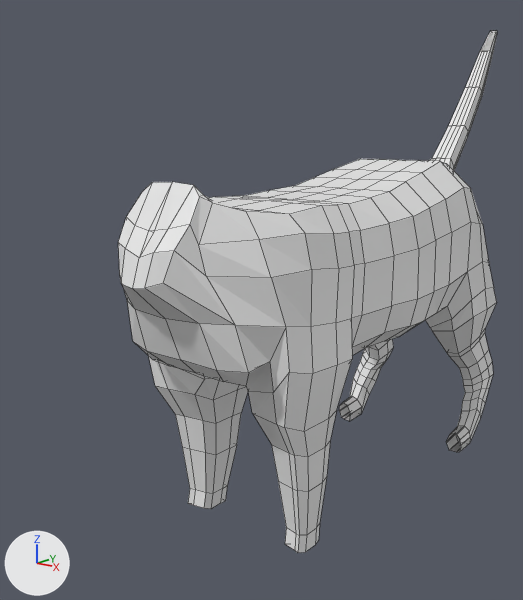
The Blender file blender/cat1.blend, before and after one commit.
Both versions are drawn from a camera (50 mm lens) standing at (1.61, -0.77, 2.58) and looking at (-1.53, 3.11, 1.37). Every picture has the same lights, and +X, +Y and +Z are marked at lower left. The older version comes first. Mesh edges are drawn as thin lines.

Script lines for the objects in view, before the commit:
```python
me_cube_002 = bpy.data.meshes.new('Cube.002')
me_cube_002.from_pydata(...)  # 465 vertices, 429 faces, 2 loose edges; spans x -0.1..1.41, y -3.67..5.86, z -3.6..3.78
ob_cube = bpy.data.objects.new('Cube', me_cube_002)
ob_cube.location = (-1.103, 3.253, 1.649)
ob_cube.scale = (0.46, 0.46, 0.46)
_m = ob_cube.modifiers.new('Mirror', 'MIRROR')
_m.use_clip = True
```
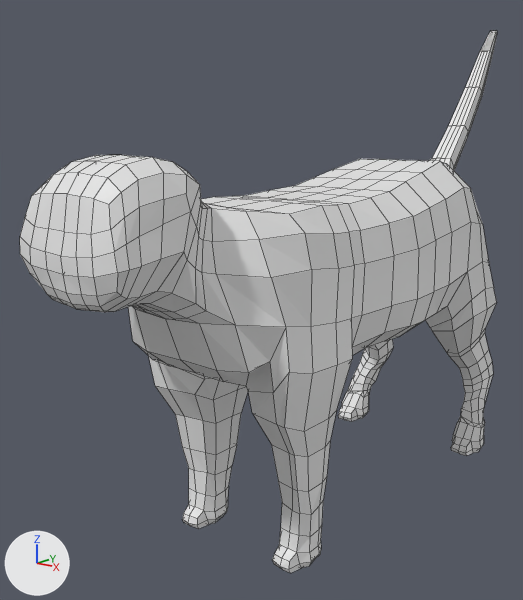
Location of each change, (x1, y1, x2, y2) in pixels of the pictures (523 x 600 px; the box of a moved part takes in the faces that stretch with it):
'Cube', reshaped (26% wider)
    before: (118, 31, 497, 553)
    after: (20, 31, 497, 573)
part 1 of me_cube_002, moved or reshaped
    before: (339, 367, 493, 452)
    after: (338, 367, 493, 456)
part 2 of me_cube_002, built on
    before: (118, 182, 286, 327)
    after: (20, 155, 286, 327)
part 3 of me_cube_002, moved or reshaped
    before: (182, 445, 327, 553)
    after: (182, 445, 327, 573)

The edits, one by one:
me_cube_002 is used by ob_cube; location (-1.103, 3.253, 1.649); scale (0.46, 0.46, 0.46).
me_cube_002 had 465 vertices, 429 faces, 2 loose edges and spanned x -0.1..1.41, y -3.67..5.86, z -3.6..3.78.
me_cube_002 now has 547 vertices, 522 faces and spans x -0.1..1.46, y -4.57..5.86, z -3.66..3.78.
me_cube_002 part 1: 30 vertices moved from x 0.98..1.3, y 2.82..3.56, z -3.58..-2.64 to x 0.95..1.46, y 2.62..3.53, z -3.56..-2.63; 79 vertices removed from x 0.98..1.26, y 2.48..2.98, z -3.6..-3.19; 39 vertices added at x 0.93..1.43, y 2.58..3.36, z -3.66..-3.1.
me_cube_002 part 2: 12 vertices moved from x -0.04..0.63, y -3.67..-2.89, z 0.29..1.4 to x 0.0..0.68, y -3.42..-2.83, z -0.09..1.22; 5 vertices removed from x 0.0..0.46, y -3.56..-2.88, z 0.38..1.28; 101 vertices added at x 0.0..0.84, y -4.57..-2.8, z 0.01..1.72.
me_cube_002 part 3: 20 vertices moved from x 0.72..0.99, y -1.89..-1.37, z -3.25..-3.16 to x 0.62..1.06, y -1.9..-1.31, z -3.25..-2.83; 12 vertices removed from x 0.59..1.0, y -1.99..-1.39, z -3.48..-1.96; 38 vertices added at x 0.57..1.1, y -2.1..-1.36, z -3.66..-3.38.
